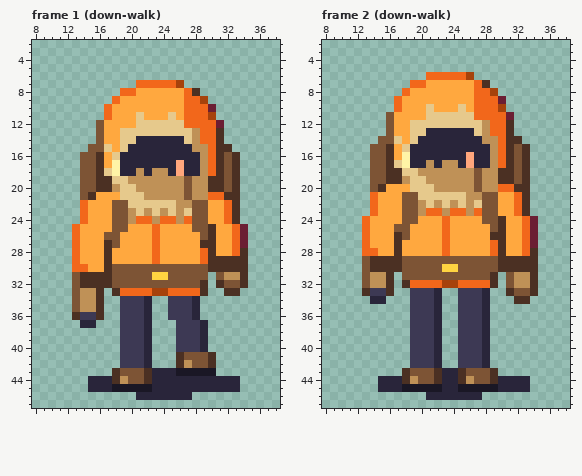
Pixel-art file -- art/companion-48/review-place/work/pawn-aseprite/pawn.aseprite. The first picture shows the starting point.
48x48 pixels, 28 frames. Shown: frame 1 (down-walk): x 8..38, y 2..47; frame 2 (down-walk): x 8..38, y 2..47. The commit also changed other frames, which this record leaves out.
Now the later version:
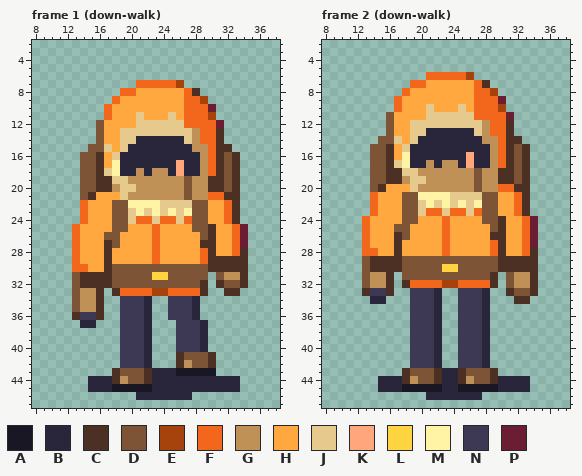
Palette (. is transparent): A #1a1725  B #29253a  C #4b3023  D #7d5435  E #a6420c  F #f2671b  G #bf9157  H #ffa83f  J #e6c98c  K #ffa67c  L #ffd441  M #fff4a6  N #3d3954  P #6b1e33
From old to new:
--- frame 1 (down-walk)
@@ x 18..29 @@
 20 GJJGGGGGGDGG
-21 HJJJGGGGGDGG
-22 DDJJJJJJGGDD
-23 DDGJGJGJGJDD
-24 DDGFFGFFGFDD
+21 HJGGGGGGGDGG
+22 DDMMMMJJJJDD
+23 DDJMJMJMJMDD
+24 DDJFFJFFJFDD
 25 DDHHHFHHHHDD
--- frame 2 (down-walk)
@@ x 18..29 @@
 19 GJJGGGGGGDGG
-20 HJJJGGGGGDGG
-21 DDJJJJJJGGDD
-22 DDGJGJGJGJDD
-23 DDGFFGFFGFDD
+20 HJGGGGGGGDGG
+21 DDMMMMJJJJDD
+22 DDJMJMJMJMDD
+23 DDJFFJFFJFDD
 24 DDHHHFHHHHDD
